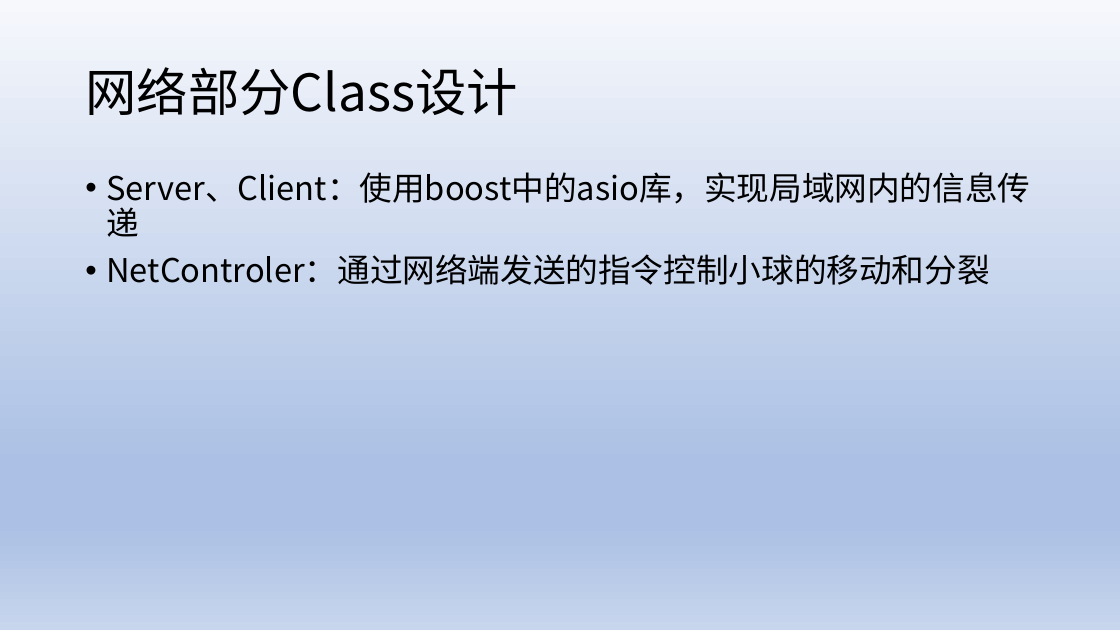
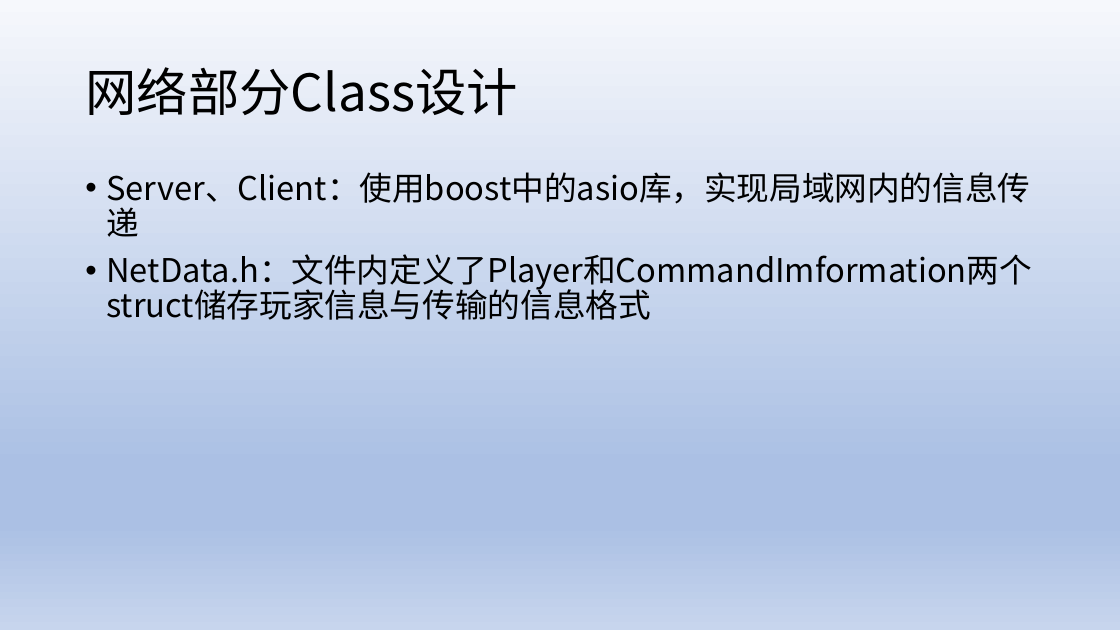
Before and after one commit to Lanture1064/BUBG, a slide deck: slide 6 of doc/答辩.pptx (slide 5 before the commit). Drawn at 1120x630 pixels with LibreOffice and Linux fonts; fonts in the diff are those of the drawing. Boxes give left, top, right and bottom in pixels: in the first picture for what was removed or moved away, otherwise in the second. Text is boxed around its words. In the diff, an @@ line names an element or a change of style, - is before the commit and + after.

```diff
--- a/doc/答辩.pptx
+++ b/doc/答辩.pptx
@@ text at [106, 254, 1032, 290]: text changed @@
-• NetControler：通过网络端发送的指令控制小球的移动和分裂
+• NetData.h：文件内定义了Player和CommandImformation两个struct储存玩家信息与传输的信息格式
```
Also in this commit, not shown: 2 other slides changed, 2 slides added.
